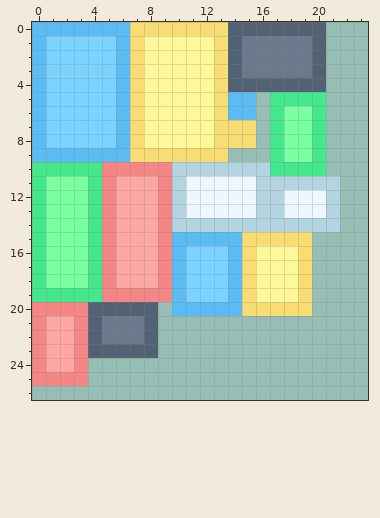
Pixel-art sprite -- src/main/resources/assets/solarcraft/textures/misc/texture2.png. The picture above is the old version.
The file is 32x32 pixels. Shown: x 0..23, y 0..26.
Now the later version:
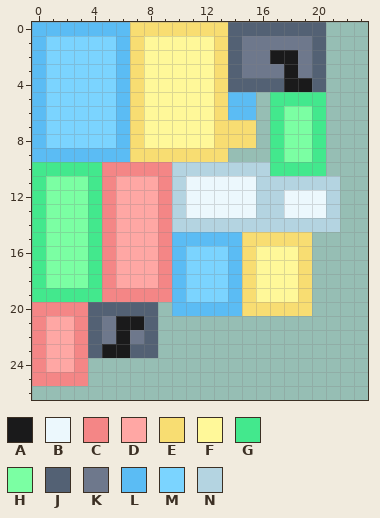
Palette (. is transparent): A #1a1a1b  B #ecf8fd  C #f48686  D #ffa7a4  E #f8dd72  F #fff899  G #43e88d  H #7bffa3  J #536174  K #6e788c  L #5bbcf4  M #7bd4ff  N #b4d4e1
Change:
@@ x 15..21 @@
  1 KKKKKJ.
- 2 KKKKKJ.
- 3 KKKKKJ.
- 4 JJJJJJ.
+ 2 KKAAKJ.
+ 3 KKKAKJ.
+ 4 JJJAAJ.
  5 L.GGGG.
@@ x 3..9 @@
 20 CJJJJJ.
-21 CJKKKJ.
-22 CJKKKJ.
-23 CJJJJJ.
+21 CJKAAJ.
+22 CJKAKJ.
+23 CJAAJJ.
 24 C......
Pixel boxes of the changes (left, top, right, bottom) in both pictures:
changed: (270, 50, 312, 92)
changed: (102, 316, 144, 358)
